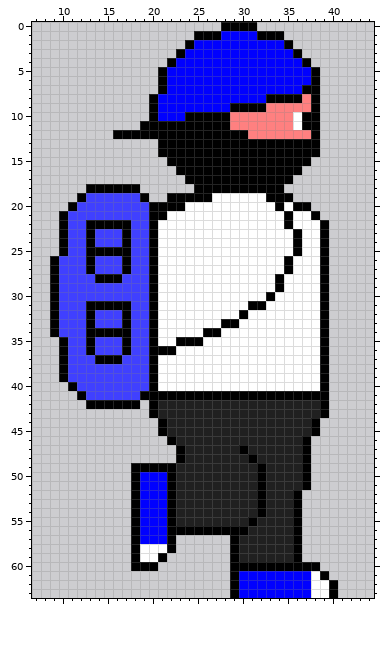
Pixel-art sprite, stored at Zombie-Game.gmx/sprites/images/spr_player_walking_2.png. This is how it looked before the edit.
The file is 64x64 pixels. Shown: x 7..44, y 0..63.
The same view after the edit:
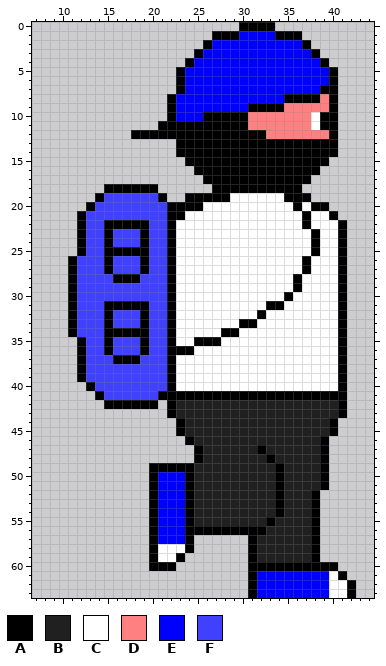
Palette (. is transparent): A #000000  B #202020  C #ffffff  D #ff8080  E #0000ff  F #4040ff
Changes in this commit:
Changed rows in their new state; - is an unchanged pixel.
first column x 9:
 0 -------------------..--AA---------
 1 ----------------..-AA--EE-AA------
 2 ---------------..A--------EEA-----
 3 --------------..A----------EEA----
 4 -------------..A------------EEA---
 5 ------------..A--------------EEA--
 6 ------------..A--------------EEA--
 7 ------------..A-------------EEAA--
 8 -----------..A----------EE--A-DA--
 9 -----------..A------EE--AA---DDA--
10 -----------..A-EE---AA-----DDCAA--
11 ----------..--------AA-----DDCAA--
12 -------..-------------AA-----DDA--
13 ------------..----------------AA--
14 ------------..----------------AA--
15 -------------..--------------AA---
16 --------------..------------AA----
17 ---------------..----------AA-----
18 ----..----AA----..--------AA------
19 ---..A----FFA..---AA----CC-AA-----
20 --..A------FF--AA--------C--CAA---
21 -..A-------FFAA-----------C-ACCA--
22 -..AFF---AAFFA------------C-A-CCA-
23 -..AF-A-F-AFFA-------------C-ACCA-
24 -..AF-A-F-AFFA-------------C-ACCA-
25 -..AFF---AAFFA-------------C-ACCA-
26 ..A-F-A-F-AFFA------------C-A-CCA-
27 ..A-F-A-F-AFFA------------C-A-CCA-
28 ..A--FF-AA-FFA-----------C-A--CCA-
29 ..A--------FFA-----------C-A--CCA-
30 ..A--------FFA----------C-A---CCA-
31 ..A-FF---AAFFA--------CCAA----CCA-
32 ..A-F-A-F-AFFA-------C-A------CCA-
33 ..A-F-A-F-AFFA-----CCAA-------CCA-
34 ..A-FF---AAFFA---CCAA---------CCA-
35 -..AF-A-F-AFFACC-AA-----------CCA-
36 -..AF-A-F-AFF-AA--------------CCA-
37 -..A-FF-AA-FFA----------------CCA-
38 -..A-------FFA----------------CCA-
39 -..A-------FFA----------------CCA-
40 --..A------FFA----------------CCA-
41 ---..A----FF-------------------AA-
42 ----..----A-.A----------------BBA-
43 -----------..A----------------BBA-
44 ------------..A--------------BBA--
45 ------------..A--------------BBA--
46 -------------..A------------BBA---
47 --------------..A----B-A----BBA---
48 --------------..A-----B-A---BBA---
49 ---------..---AA-------B-A--BBA---
50 ---------..A-EEA-------B-A--BBA---
51 ---------..A-EEA-------B-A--BBA---
52 ---------..A-EEA-------B-A-BBA----
53 ---------..A-EEA-------B-A-BBA----
54 ---------..A-EEA-------B-A-BBA----
55 ---------..A-EEA------B-A--BBA----
56 ---------..A-EE-------AA---BBA----
57 ---------..A-EEA----..A----BBA----
58 ---------..A-CCA----..A----BBA----
59 ---------..ACCA-----..A----BBA----
60 ---------..-AA------..--------AA--
61 --------------------..A------EECA-
62 --------------------..A------EECCA
63 --------------------..A------EECCA
